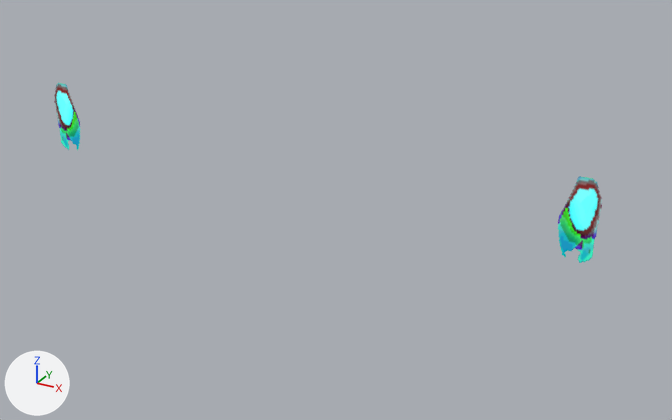
Two versions of the glTF model site/public/luigis-mansion-gc/objects/gate-torch.glb, one commit apart.
Before and after are seen from a 50 mm lens placed at (599.0, -8070.0, -151.0), pointed at (59.0, -7088.0, -642.0). Lighting does not change. The marker at lower left points along +X, +Y and +Z. The first picture is the older version.

The scene before the commit, as lines of its bpy script (objects in view):
```python
ob_gate_torch = bpy.data.objects.new('gate-torch', me_gate_torch)
ob_gate_torch.location = (0.0, 0.0, 0.0)
ob_gate_torch.rotation_euler = (3.142, 0.0, 0.0)  # degrees (180, 0, 0)
```
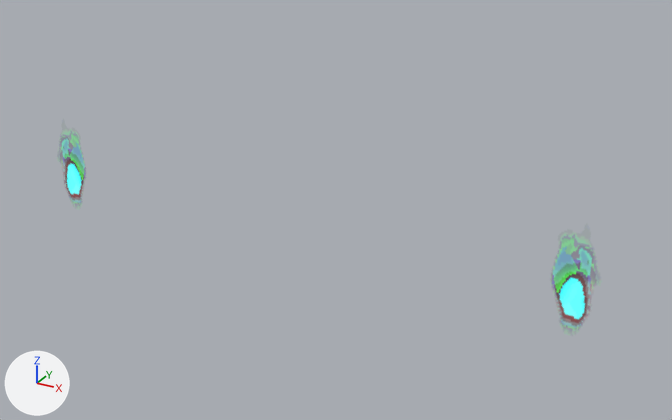
The newer file is also turned or shifted as a whole; pictures and numbers use the older file's frame.

Where the change shows, as pixel boxes (x1, y1, x2, y2) in the pictures (672 x 420 px):
'gate-torch', surface changed, moved, turned: before (54, 83, 602, 263); after (61, 138, 592, 328)

The change, as a list of edits to the scene's bpy script:
```text
Change mat_mat01:
    remove n6 = _N.new('ShaderNodeMath'); n6.name = 'Math'
    remove n6.operation = 'SUBTRACT'
    remove n6.inputs[0].default_value = 1.0  # 'Value'
    remove n7 = _N.new('ShaderNodeMath'); n7.name = 'Math.001'
    remove n7.operation = 'LESS_THAN'
    where n5 = _N.new('ShaderNodeMixShader'); n5.name = 'Mix Shader.001'
    remove _L.new(n6.outputs[0], n5.inputs[0])  # 'Value' to 'Factor'
    remove _L.new(n7.outputs[0], n6.inputs[1])  # 'Value' to 'Value'
    where n8 = _N.new('ShaderNodeTexImage'); n8.name = 'Image Texture'
    remove _L.new(n8.outputs[1], n7.inputs[0])  # 'Alpha' to 'Value'
    add _L.new(n8.outputs[1], n5.inputs[0])  # 'Alpha' to 'Factor'
Change mat_mat00:
    remove n6 = _N.new('ShaderNodeMath'); n6.name = 'Math'
    remove n6.operation = 'SUBTRACT'
    remove n6.inputs[0].default_value = 1.0  # 'Value'
    remove n7 = _N.new('ShaderNodeMath'); n7.name = 'Math.001'
    remove n7.operation = 'LESS_THAN'
    where n5 = _N.new('ShaderNodeMixShader'); n5.name = 'Mix Shader.001'
    remove _L.new(n6.outputs[0], n5.inputs[0])  # 'Value' to 'Factor'
    remove _L.new(n7.outputs[0], n6.inputs[1])  # 'Value' to 'Value'
    where n8 = _N.new('ShaderNodeTexImage'); n8.name = 'Image Texture'
    remove _L.new(n8.outputs[1], n7.inputs[0])  # 'Alpha' to 'Value'
    add _L.new(n8.outputs[1], n5.inputs[0])  # 'Alpha' to 'Factor'
Change ob_gate_torch:
    ob_gate_torch.rotation_euler: (3.142, 0.0, 0.0) -> (0.0, 0.0, 0.0)  # degrees (180, 0, 0) -> degrees (0, 0, 0)
    ob_gate_torch.location: (0.0, 0.0, 0.0) -> (0.0, -14220.0, -1240.0)
```
